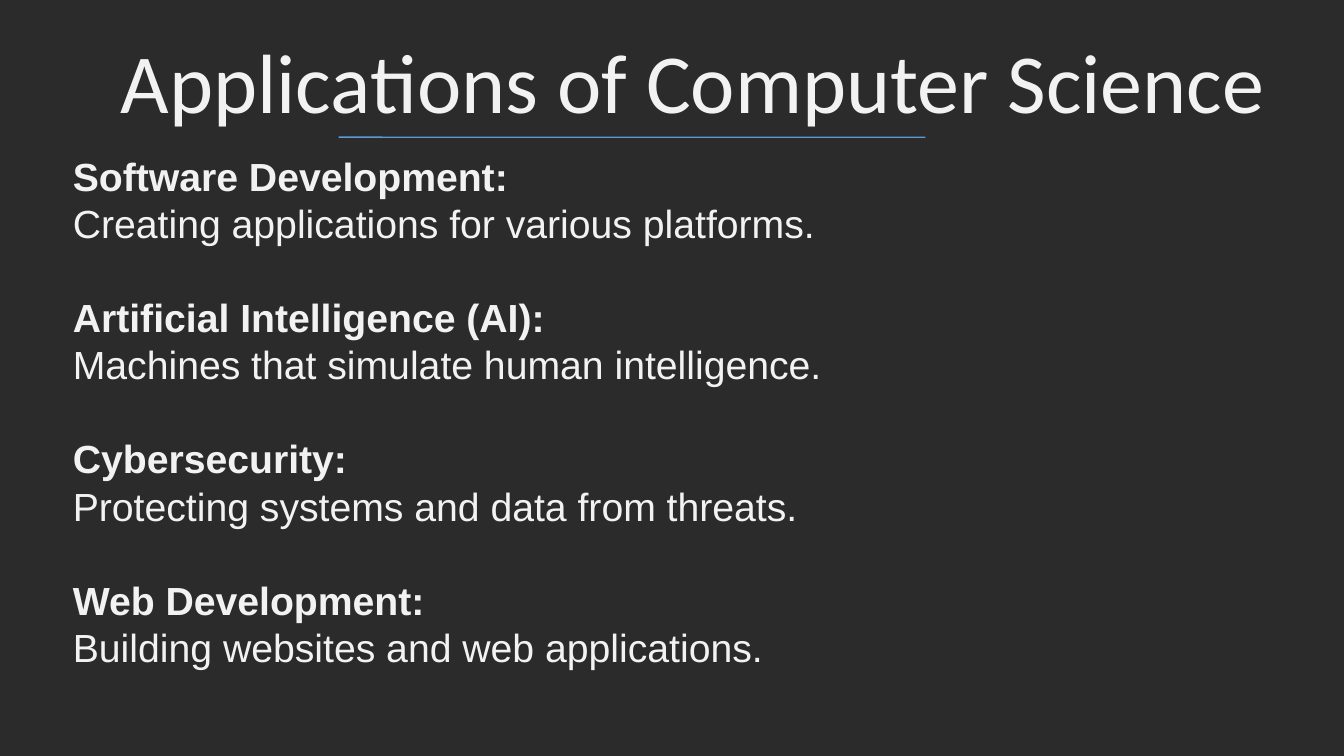
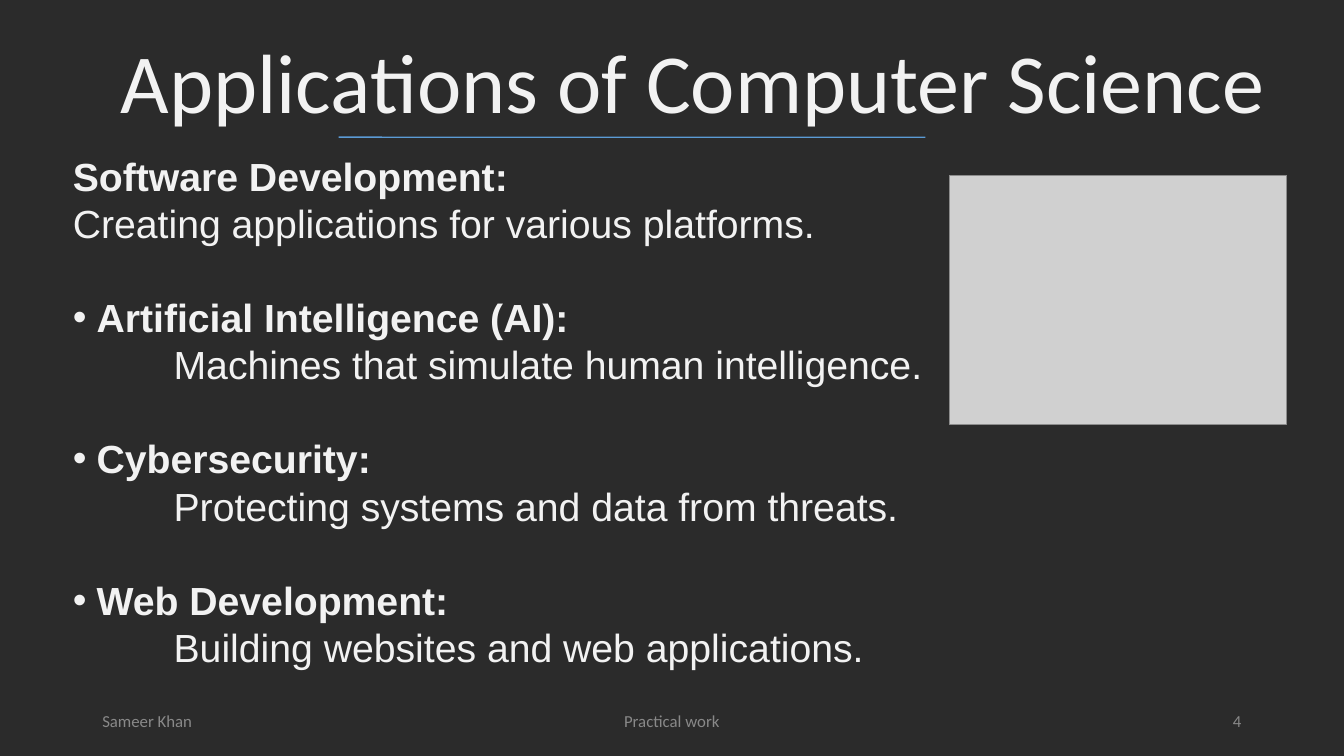
Before and after one commit to Sameerkhan9412/MCA-Lab1-Files, a slide deck: slide 4 of week 2/04 Intoduction To Computer Science.ppt. Drawn at 1344x756 pixels with LibreOffice and Linux fonts; fonts in the diff are those of the drawing; grey boxes stand for pictures; background and template pictures are left out; a plain dark background stands for a picture behind light text. Boxes give left, top, right and bottom in pixels: in the first picture for what was removed or moved away, otherwise in the second. Text is boxed around its words. In the diff, an @@ line names an element or a change of style, - is before the commit and + after.

```diff
--- a/week 2/04 Intoduction To Computer Science.ppt
+++ b/week 2/04 Intoduction To Computer Science.ppt
@@ picture added at (949, 175, 1287, 424) @@
@@ subtitle at (97, 303, 568, 623): bullet none to • @@
@@ text added at (102, 715, 192, 727), 12 pt, text #898989 @@
+Sameer Khan
@@ text added at (624, 715, 719, 727), 12 pt, text #898989 @@
+Practical work
@@ page number added at (1233, 716, 1241, 727), 12 pt, text #898989 @@
+4
```
Also in this commit, not shown: 4 other slides changed.
